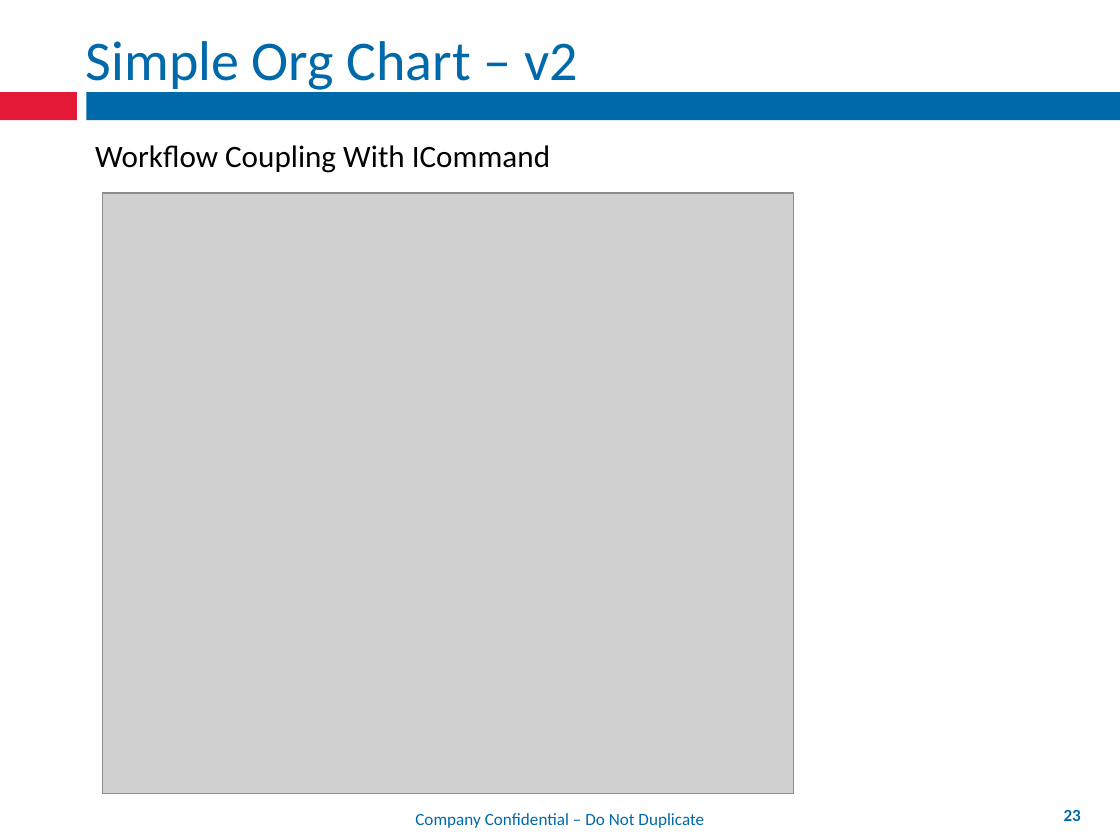
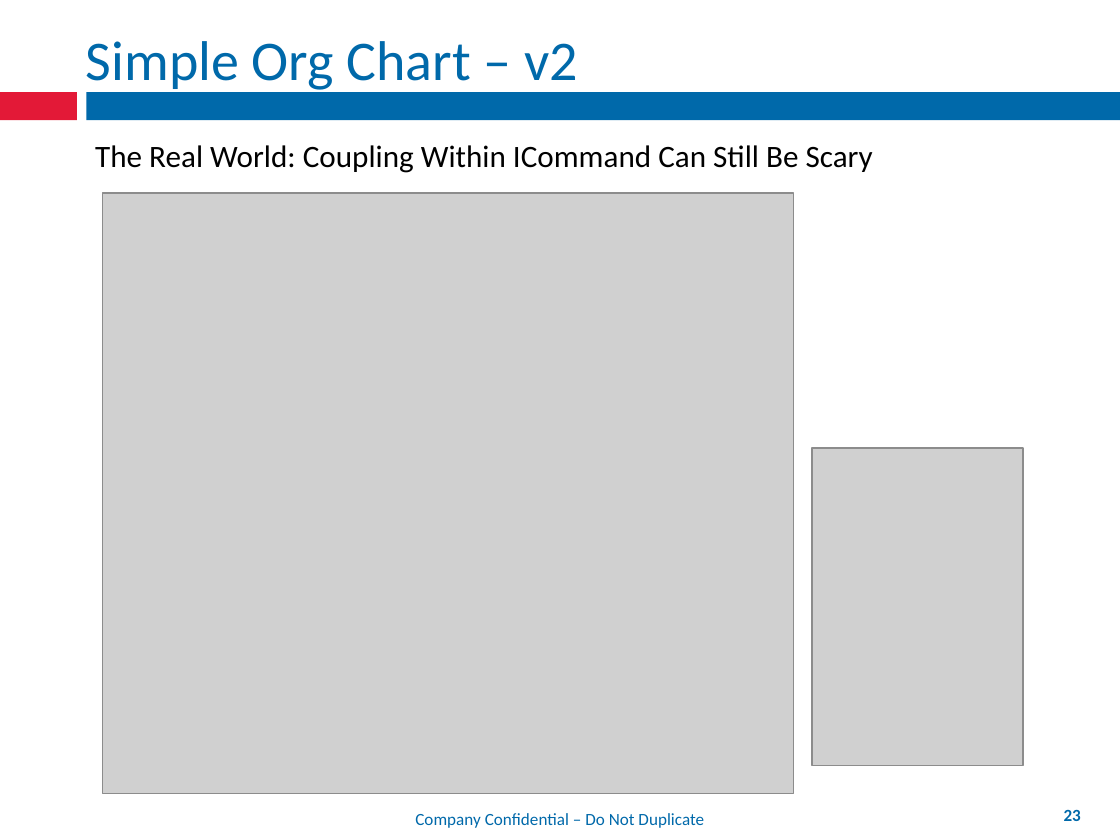
Before and after one commit to mxriverlynn/presentations-and-training, a slide deck: slide 23 of Decoupling Workflow With App Controler/Decoupling Workflow From Forms.pptx. Drawn at 1120x840 pixels with LibreOffice and Linux fonts; fonts in the diff are those of the drawing; grey boxes stand for pictures; background and template pictures are left out. Boxes give left, top, right and bottom in pixels: in the first picture for what was removed or moved away, otherwise in the second. Text is boxed around its words. In the diff, an @@ line names an element or a change of style, - is before the commit and + after.

Commit message:
working on the 'real workd icommand' slide. added pic of screaming baby to illustrate the point

```diff
--- a/Decoupling Workflow With App Controler/Decoupling Workflow From Forms.pptx
+++ b/Decoupling Workflow With App Controler/Decoupling Workflow From Forms.pptx
@@ text at (95,145,873,173): text changed @@
-Workflow Coupling With ICommand
+The Real World: Coupling Within ICommand Can Still Be Scary
@@ picture added at (812,448,1023,765) @@
```
Also in this commit, not shown: 2 other slides changed.
